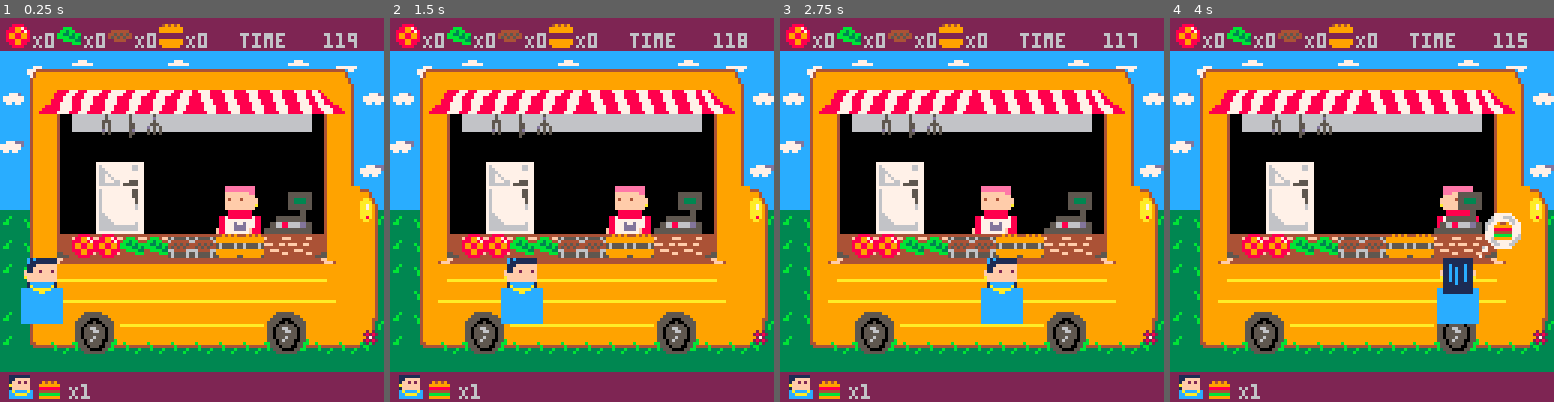
Above: before the commit, frames 1-4 (left to right).
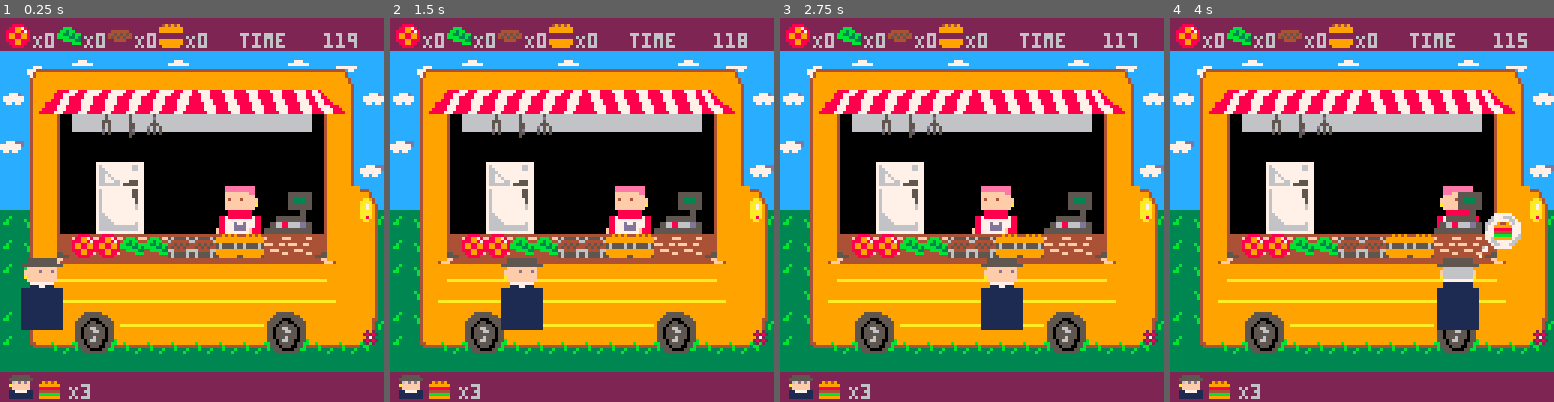
Above: after the commit, the same moments.

Repository: Agrumee/projet-collectif---pico-8-pico-resto
Game: PICO-8 cartridge PicoRestoV1.p8
The game is run twice, just before and just after one commit, with the same random seed, the same clock (stepped at 60 frames per second) and the same inputs.
Inputs:
- Up to frame 1 (0.25 s): no input
- Up to frame 2 (1.5 s): no input
- Up to frame 3 (2.75 s): hold Left 1.97-2.37 s; hold Down from 2.42 s (still down)
- Up to frame 4 (4 s): release Down at 2.82 s; hold Right 2.87-3.53 s; hold Up from 3.58 s (still down)

The runs differ from the first frame. In frame 1, 2.0% of the frame differs, in the area x 2-75%, y 19-100%; in frame 2, 2.0%; in frame 3, 2.0%; in frame 4, 2.0%, in the area x 2-81%, y 19-100%.

Commit message:
client aléatoire

Diff:
--- a/PicoRestoV1.p8
+++ b/PicoRestoV1.p8
@@ -6,8 +6,10 @@
 function _init()
     create_player()
     create_frigo()
+    list_clients()
     create_client()
     create_burger()
+    client_aleatoire()
 end
 
 function _update()
@@ -22,11 +24,11 @@
     draw_map()
     draw_frigo()
     draw_player()
+    draw_caisse()
+    draw_client()
     draw_ingredient()
-    draw_caisse()
     draw_timer()
     draw_preparation()
-    draw_client()
     draw_burger()
    	draw_assemblage()
    	draw_order()
@@ -120,7 +123,7 @@
 and (chef.x == 11)
 and (btnp(⬇️))
 then
-burger.finishsprite = 248
+burger.finishsprite = 59
 chef.tomate -= burger.tomate
 chef.steak -= burger.steak
 chef.pain -= burger.pain
@@ -156,48 +159,51 @@
  flag1=100
  spr(102,88,56,2,2)
 	spr(flag1, 88,80)
+	if chef.burger==client.order then
+	flag1=101
+	end
 end
 
 --definit le frigo
 function create_frigo()
-frigo = {
-x =4,
-y =7,
-sprite = 16,
-}
+	frigo = {
+	x =4,
+	y =7,
+	sprite = 16,
+	}
 end
 
 --le fait apparaitre sur la map
 function draw_frigo()
-spr(frigo.sprite,frigo.x*8,frigo.y*8,2,2)
+	spr(frigo.sprite,frigo.x*8,frigo.y*8,2,2)
 end
 
 --afficher les ingredients
 --au premier plan
 function draw_preparation()
-spr(226,24,72)
-spr(226,32,72)
-spr(227,40,72)
-spr(227,48,72)
-spr(228,56,72)
-spr(228,64,72)
-spr(229,72,72)
-spr(229,80,72)
+	spr(50,24,72)
+	spr(50,32,72)
+	spr(51,40,72)
+	spr(51,48,72)
+	spr(52,56,72)
+	spr(52,64,72)
+	spr(53,72,72)
+	spr(53,80,72)
 end
 -->8
 --inventaire
 
 function draw_ingredient()
- spr(226,2,2)
+ spr(50,2,2)
  print("X" .. min(chef.tomate,9),11,5)
 
- spr(227,19,2)
+ spr(51,19,2)
  print("X" .. min(chef.salade,9),28,5)
 
- spr(228,36,2)
+ spr(52,36,2)
  print("X" ..min(chef.steak,9),45,5)
 
- spr(229,53,2)
+ spr(53,53,2)
  print("X" ..min(chef.pain,9),62,5)
 end
 -->8
@@ -228,82 +234,100 @@
 
 -->8
 --gameplay client
+function list_clients()
+	clients={
+	196,
+	200,
+	204
+	}
+end
 
 function create_client()
-client = {
-x=0,
-y=10,
-sprite=204,
-minisprite=240,
-order=1
-}
-
-end
-
+	client={
+	x=0,
+	y=10,
+	order=ceil(rnd(4))
+	}
+end
 
 function draw_client()
-spr(client.sprite, client.x*8, client.y*8,2,4)
-end
+	spr(affichage_client, client.x*8, client.y*8,2,3)
+end
+
 
 function client_move()
-client.x+=0.1
-if check_flag(1,client.x,client.y)
-then
-client.x=11
-client.sprite=206
-spr(4,8,70,2,2)
-
-order = client.order
-end
-if chef.burger == client.order
-then
-client.order=0
-flag1=101
-client.x = 11
-client.sprite=204
-client.x += 1
-end
+	client.x+=0.1
+	affichage_client=aleatoire
+		if check_flag(1,client.x,client.y)
+		then
+		client.x=11
+		affichage_client=spritedos
+		spr(4,8,70,2,2)
+		order = client.order
+	end
+
+		if chef.burger == client.order
+		then
+		client.order=0
+		client.x = 11
+		affichage_client=sprite
+		client.x += 1
+	end
 end
 
 function draw_order()
-spr(230,13,119)
-spr(240,3,119)
-print("X"..client.order,23,122)
-end
-
+		spr(39,13,119)
+		spr(minisprite,3,119)
+		print("X"..client.order,23,122)
+	end
+
+
+function client_aleatoire()
+	aleatoire=rnd(clients)
+		if aleatoire == 196 then
+		sprite=196
+		minisprite=36
+		spritedos=198
+
+		else if aleatoire == 200 then
+		sprite=200
+		minisprite = 37
+		spritedos=202
+
+		else if aleatoire == 204 then
+		sprite=204
+		minisprite=38
+		spritedos=206
+
+	end
+	end
+	end
+end
 
 -->8
 --burger order
 
 function create_burger()
-burger = {
-tomate = 1,
-salade =1,
-steak = 1,
-pain = 1,
-sprite = 14,
-finishsprite = 14
-}
+	burger = {
+	tomate = 1,
+	salade =1,
+	steak = 1,
+	pain = 1,
+	sprite = 14,
+	finishsprite = 14
+	}
 end
 
 function draw_burger()
-spr(burger.sprite,103,64,2,2)
+	spr(burger.sprite,103,64,2,2)
 end
 
 function update_burger()
-if client.x == 11
-then burger.sprite=4
-else burger.sprite=14
-end
-end
-…(8 lines of a section not shown)…
+	if client.x == 11
+	then burger.sprite=4
+	else burger.sprite=14
+end
+end
 
 
 
@@ -427,7 +451,7 @@
 
 
 __gff__
-0000000001000000000000000000000000000000010000000000000000000000000000000000000000000000000000000000000000000000000000000000000001000000010101010100010101010101010100010001010101000000010100000000000002000001000101010002000000000000000001010000010100000000
+0000000001000000000000000000000000000000010000000000000000000000000000000000000000000000000000000000000000000000000000000000ff000100000001010101010001ff01010101010100010001010101000000010100000000000002000001000101010002000000000000000001010000010100000000
 0000000000000000000000000000000000000000000000000000000000000000000000000000000000000000000000000000000000000000000000000000000000000000000000000000000000000000000000000000000000000000000000000000000000000000000000000000000000000000000000000000000000000000
 __map__
 5f5f5f5f5f5f5f5f5f5f5f5f5f5f5f5f5f5f5f5f5f5f5f5f5f5f5f5f5f5f5f5f5f5f5f5f5f5f5f5f5f5f5f5f5f5f5f5f5f5f5f5f5f5f0000000000000000000000000000000000000000000000000000000000000000000000000000000000000000000000000000000000000000000000000000000000000000000000000000
Not shown, changed: 43 lines of the sprite sheet (__gfx__) section of PicoRestoV1.p8
